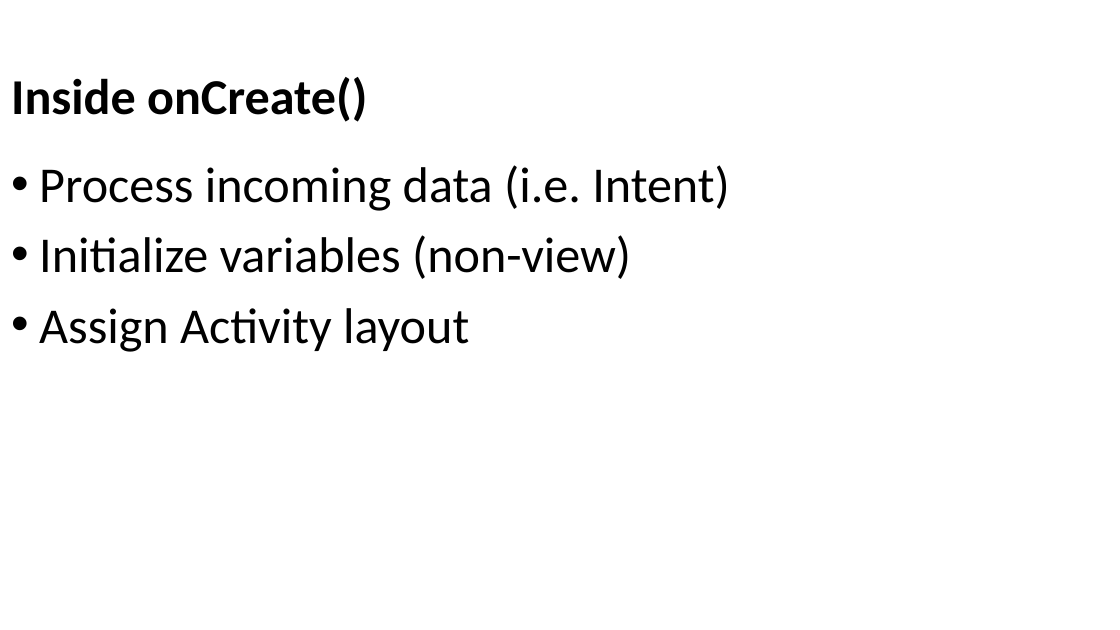
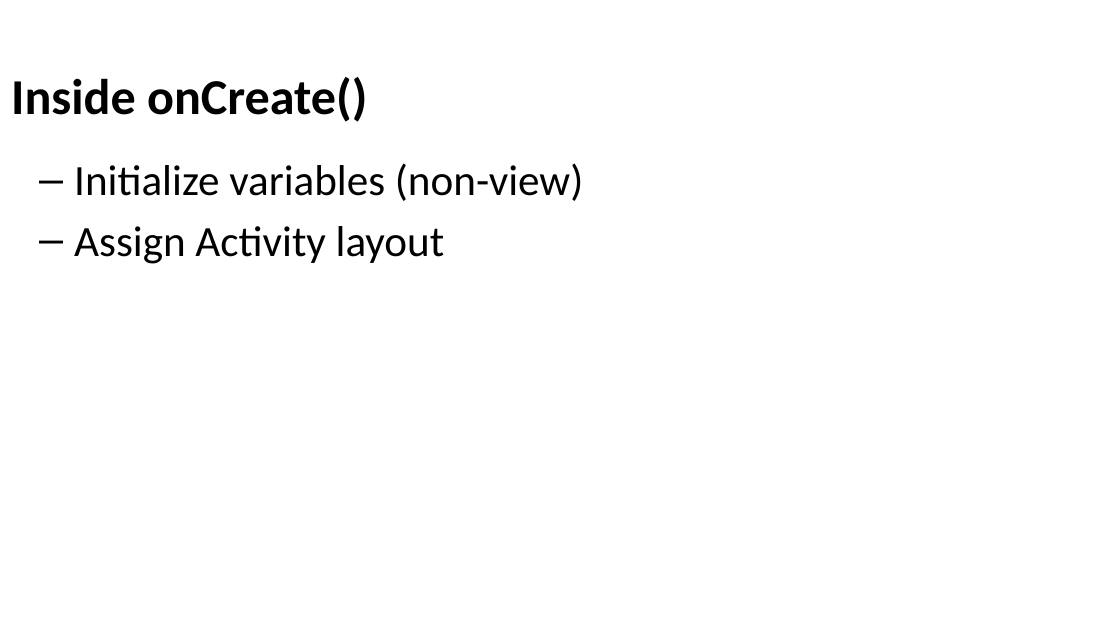
Before and after one commit to Batch-xx/Android-Lunch-Learn, a slide deck: slide 16 of slides/Android Studio_Activities_Fragments.pptx. Drawn at 1120x630 pixels with LibreOffice and Linux fonts; fonts in the diff are those of the drawing; background and template pictures are left out. Boxes give left, top, right and bottom in pixels: in the first picture for what was removed or moved away, otherwise in the second. Text is boxed around its words. In the diff, an @@ line names an element or a change of style, - is before the commit and + after.

```diff
--- a/slides/Android Studio_Activities_Fragments.pptx
+++ b/slides/Android Studio_Activities_Fragments.pptx
@@ text "Initialize variables (non-view)" at [74, 163, 583, 264]: size 43 to 37 pt; bullet • to –; list level 1 to 2 in "Initialize variables (non-view)"; list level 1 to 2 in "Assign Activity layout" @@
@@ text at [39, 165, 730, 211]: paragraph removed @@
-• Process incoming data (i.e. Intent)
```
Also in this commit, not shown: 11 other slides changed, 1 slide added, 1 slide removed, 3 other files.
